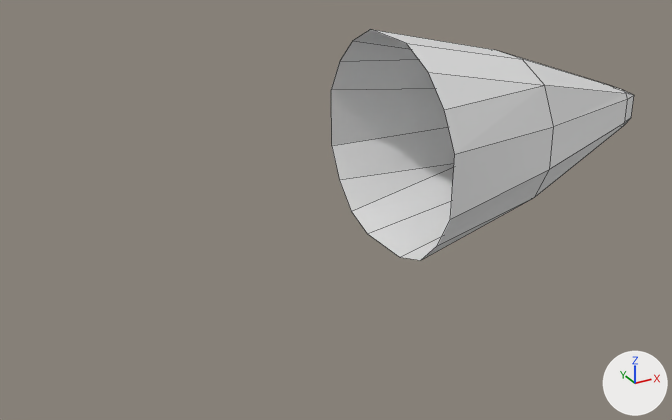
Two versions of the Blender file Assets/Models/Blender/BomberCone.blend, one commit apart.
Camera for both pictures: a 50 mm lens placed at (-50.9, -81.4, 49.3), pointed at (-4.8, 2.4, 7.4). Every picture has the same lights, and +X, +Y and +Z are marked at lower right. Mesh edges are drawn as thin lines.

Names of what the first picture shows: 'BomberCone'.
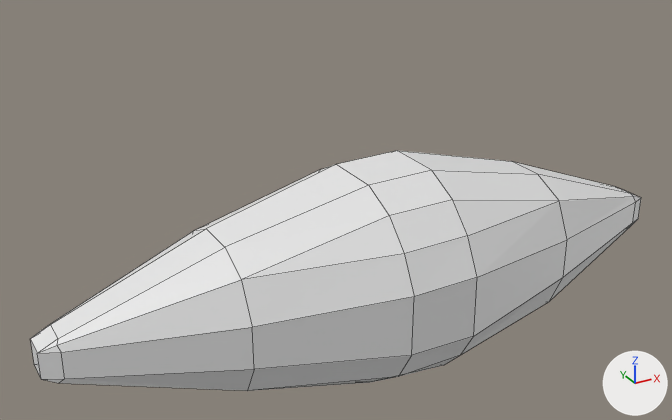
Diff of the bpy script that builds the scene:
```diff
--- a/Assets/Models/Blender/BomberCone.blend.py
+++ b/Assets/Models/Blender/BomberCone.blend.py
@@ me_cylinder @@
 # used by ob_bombercone; location = (34.25, 0.0, 14.61); rotation_euler = (0.0, 1.571, 0.0), in degrees (0, 90, 0); scale = (12.4, 12.4, 12.4)
-me_cylinder.from_pydata(...)  # 44 vertices, 41 faces; spans x -1.0..0.94, y -1.01..1.01, z -2.75..0.08
+me_cylinder.from_pydata(...)  # 88 vertices, 100 faces; spans x -1.01..0.91, y -1.01..1.01, z -6.22..0.08
+# me_cylinder part 1
+# 15 vertices are removed from x -0.83..0.94, y -1.01..1.01, z -2.75..-1.46
+# 18 faces are deleted
+# 2 vertices move from x 0.53, y -0.53..0.53, z -1.46 to x 0.5, y -0.53..0.53, z -1.46
+# 59 vertices are added at x -1.01..0.91, y -1.01..1.01, z -6.22..-1.46
+# 77 new faces join them
@@ ob_bombercone @@
 ob_bombercone = bpy.data.objects.new('BomberCone', me_cylinder)
-ob_bombercone.location = (34.25, 0.0, 14.61)
-ob_bombercone.rotation_euler = (0.0, 1.571, 0.0)  # degrees (0, 90, 0)
+ob_bombercone.location = (-38.34, 0.0, 0.0)
+ob_bombercone.rotation_euler = (0.0, 1.571, 3.142)  # degrees (0, 90, 180)
 ob_bombercone.scale = (12.4, 12.4, 12.4)
```

Location of each change, [x1, y1, x2, y2] in pixels of the pictures (672 x 420 px):
'BomberCone', reshaped, moved, turned
    before: [331, 29, 634, 260]
    after: [30, 151, 641, 391]
part 1 of me_cylinder, built on
    before: [331, 29, 625, 260]
    after: [60, 151, 641, 391]
